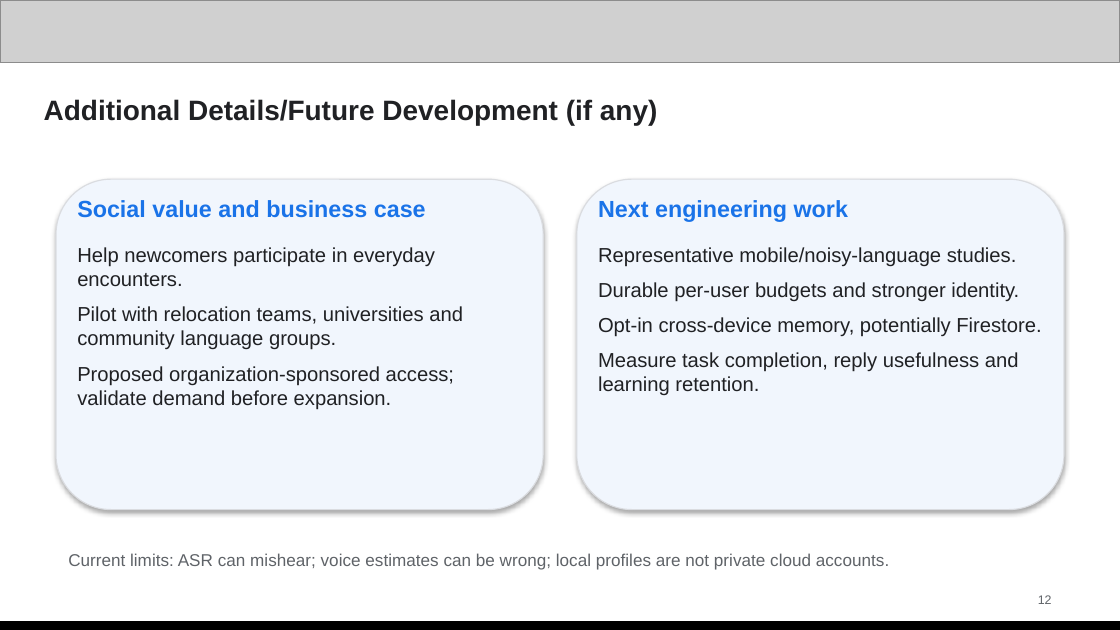
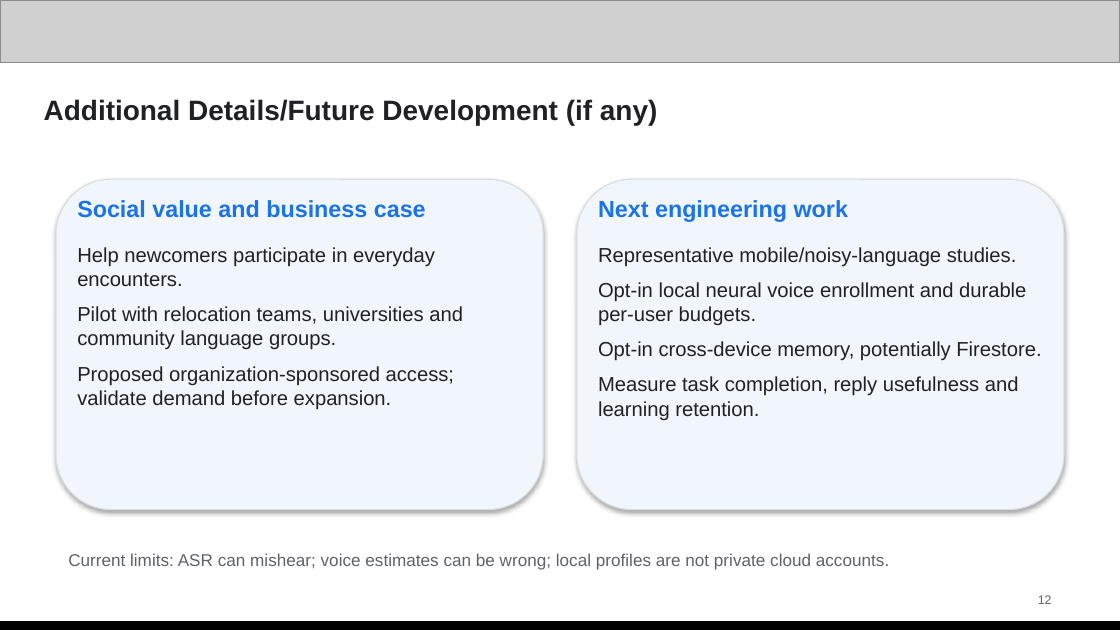
Before and after one commit to U4AR/LingoLive, a slide deck: slide 12 of docs/submission/LingoLive-Pitch-Deck.pptx. Drawn at 1120x630 pixels with LibreOffice and Linux fonts; fonts in the diff are those of the drawing; grey boxes stand for pictures. Boxes give left, top, right and bottom in pixels: in the first picture for what was removed or moved away, otherwise in the second. Text is boxed around its words. In the diff, an @@ line names an element or a change of style, - is before the commit and + after.

```diff
--- a/docs/submission/LingoLive-Pitch-Deck.pptx
+++ b/docs/submission/LingoLive-Pitch-Deck.pptx
@@ text at (x1=598, y1=282, x2=1026, y2=326): text changed @@
-Durable per-user budgets and stronger identity.
+Opt-in local neural voice enrollment and durable per-user budgets.
```
Also in this commit, not shown: 6 other slides changed, 36 other files.
